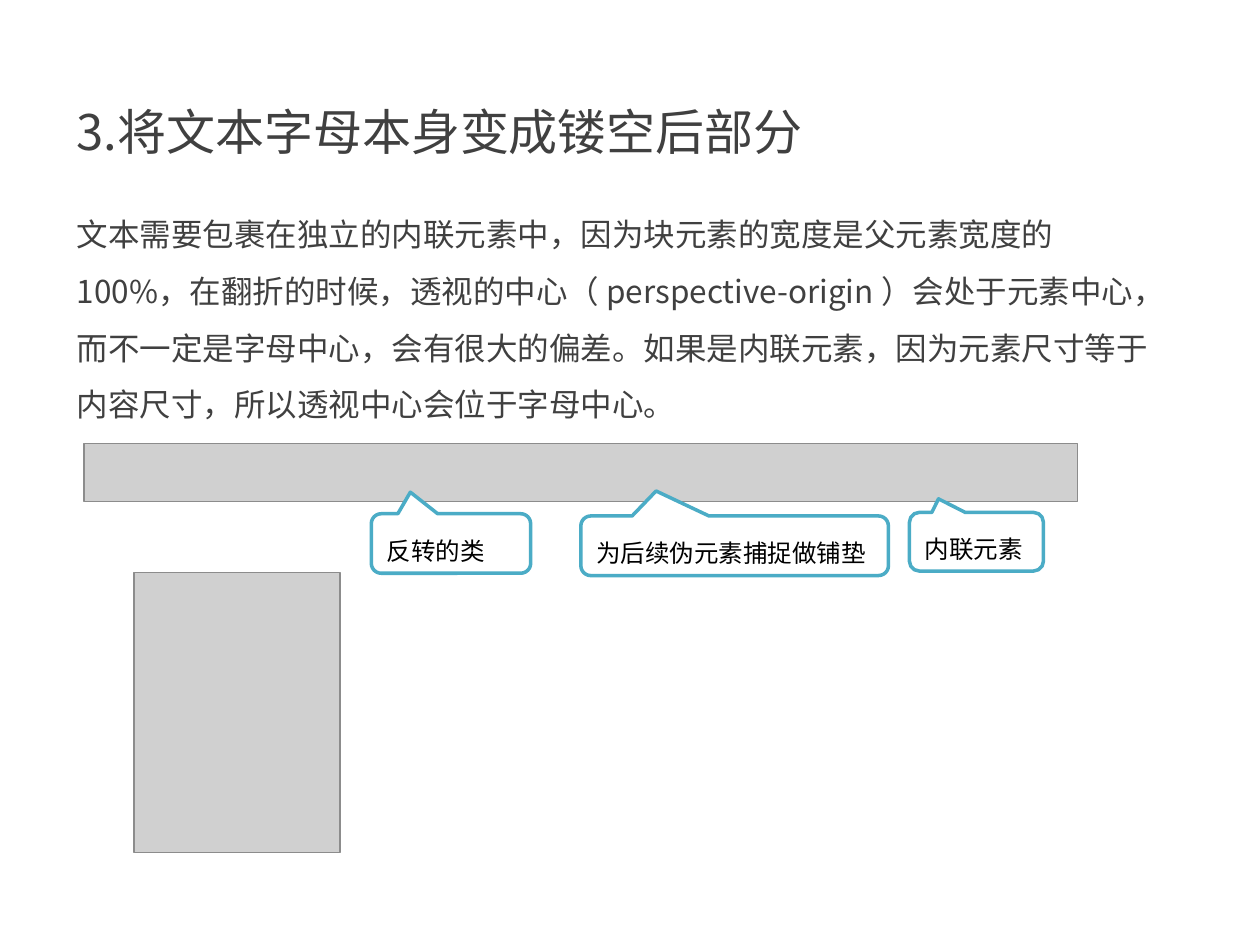
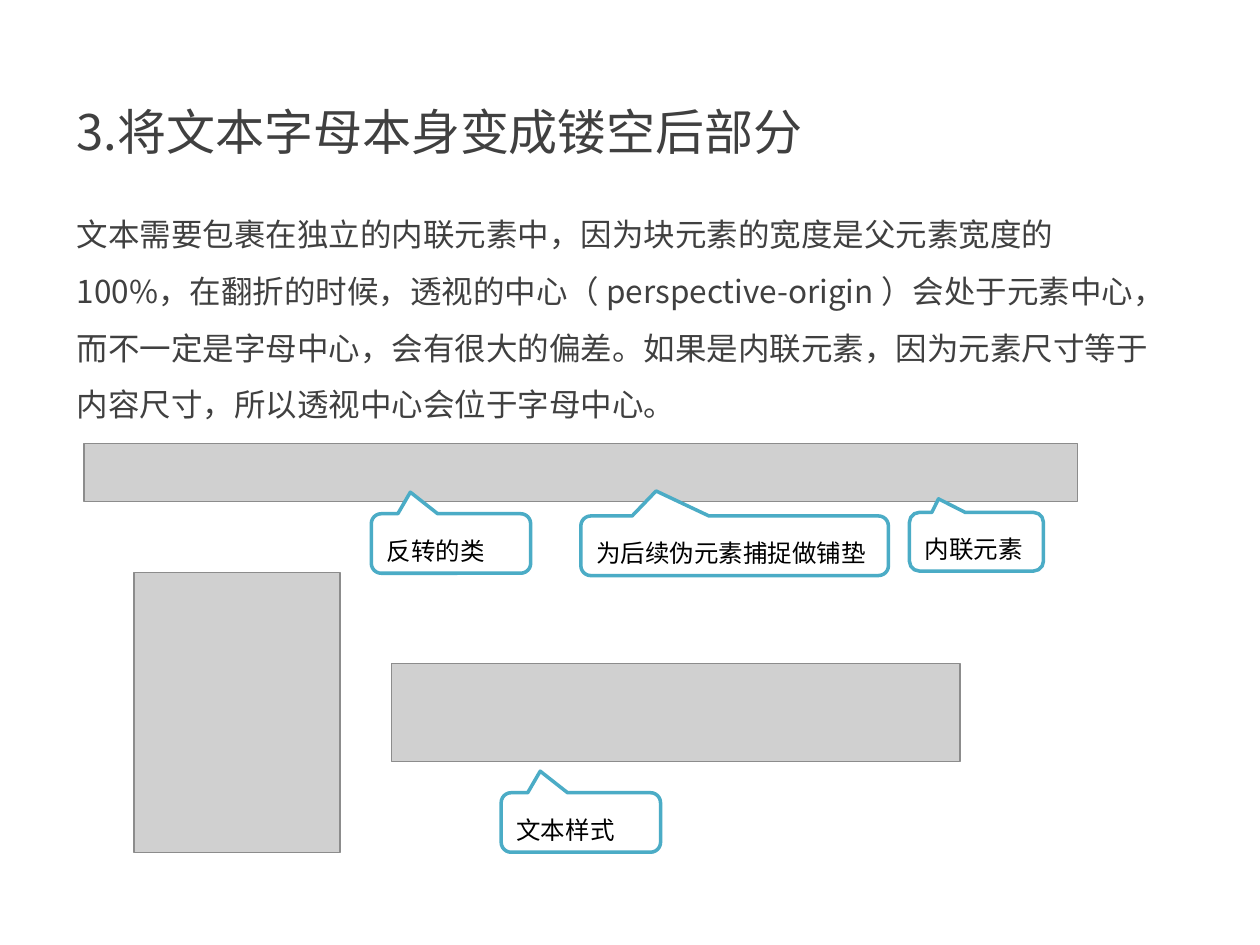
Before and after one commit to kong66/webAni, a slide deck: slide 4 of 5-3DLetter/3DLetter.pptx. Drawn at 1260x945 pixels with LibreOffice and Linux fonts; fonts in the diff are those of the drawing; grey boxes stand for pictures. Boxes give left, top, right and bottom in pixels: in the first picture for what was removed or moved away, otherwise in the second. Text is boxed around its words. In the diff, an @@ line names an element or a change of style, - is before the commit and + after.

```diff
--- a/5-3DLetter/3DLetter.pptx
+++ b/5-3DLetter/3DLetter.pptx
@@ picture added at [392, 664, 960, 762] @@
@@ rounded speech box added at [501, 793, 660, 852], fill #FFFFFF, outline #4BACC6 2 pt, 14 pt, text #000000 @@
+文本样式
```
Also in this commit, not shown: 4 other slides changed, 11 slides added, 9 slides removed, 1 other file.
